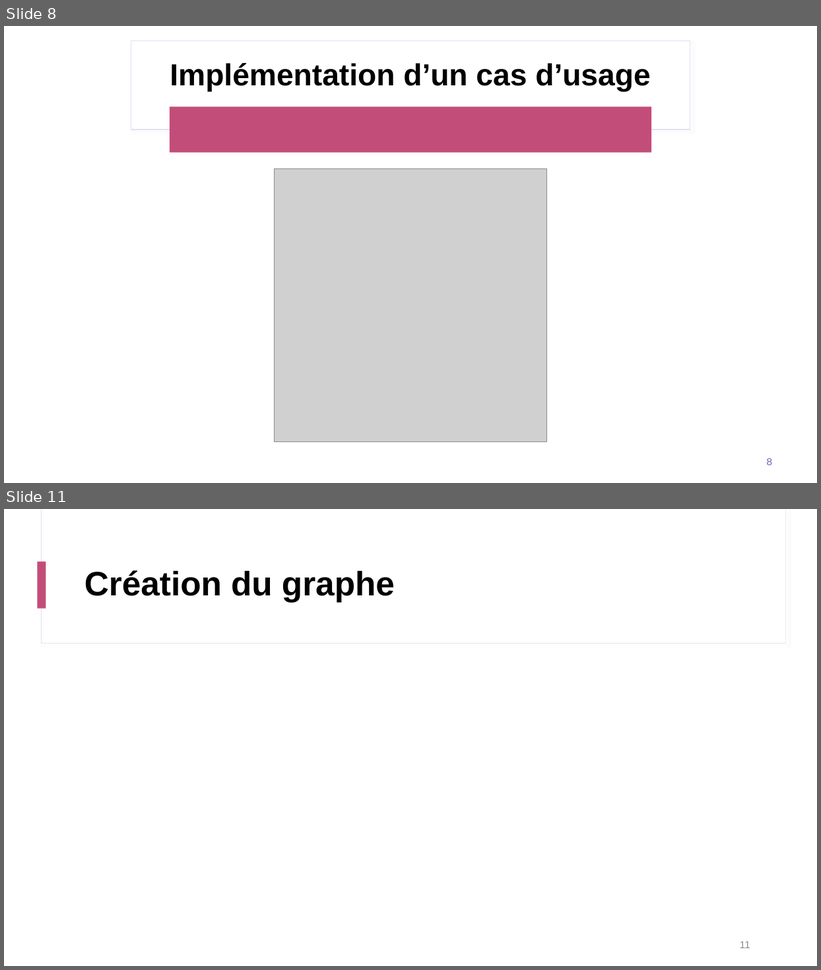
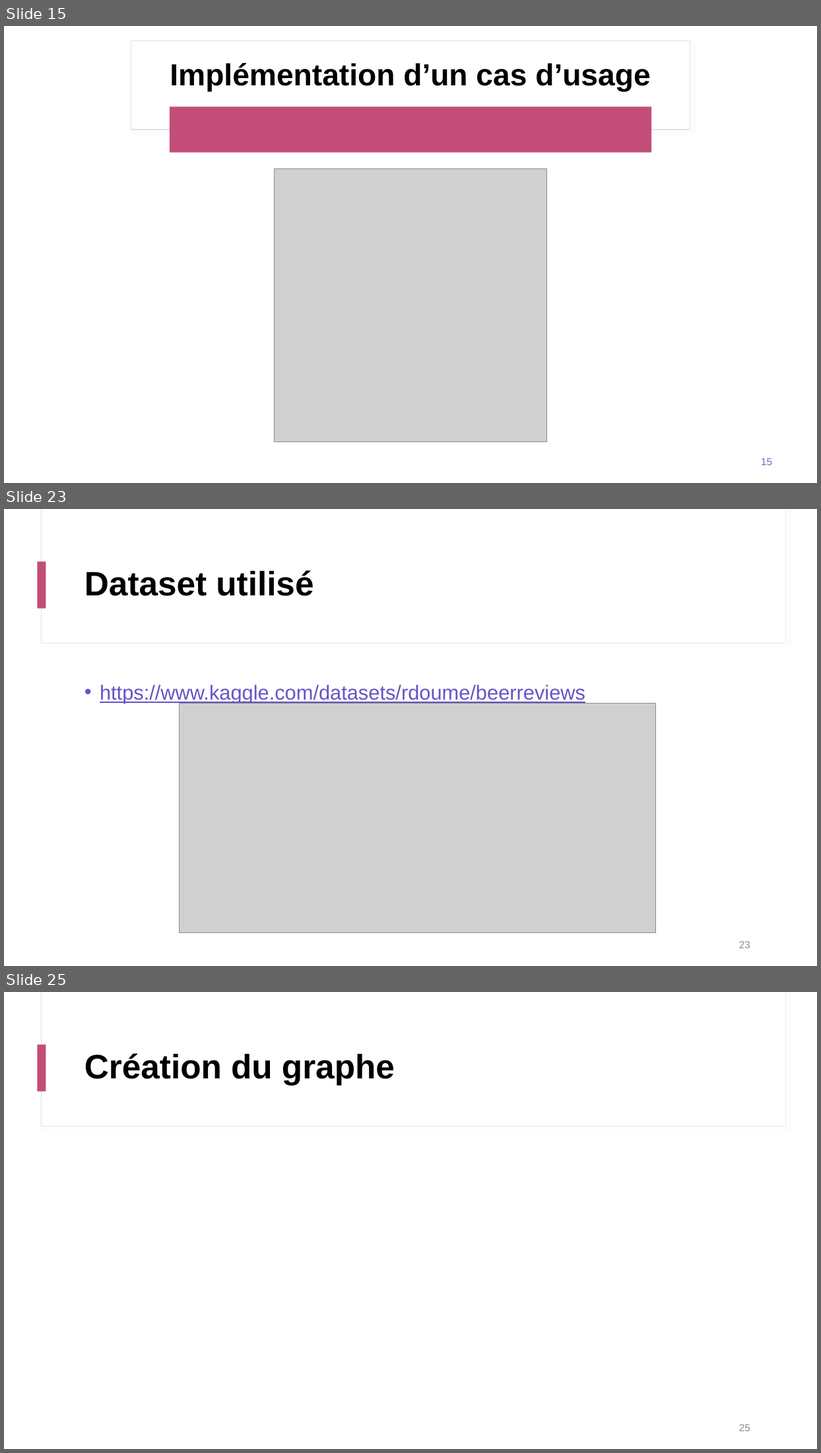
Before and after one commit to clementmariebrisson/neo4j-recommandation-engine, a slide deck: Presentation Neo4j.pptx. Shown one above the other, each under a label of ours: slides 8 and 11 before the commit, slides 15, 23 and 25 after it; the slides between them are not shown. The pictures are 821x970 and 821x1453 pixels, drawn with LibreOffice and Linux fonts; fonts in the diff are those of the drawing; grey boxes stand for pictures. Boxes give left, top, right and bottom in pixels: in the first picture for what was removed or moved away, otherwise in the second. Text is boxed around its words. In the diff, an @@ line names an element or a change of style, - is before the commit and + after.

```diff
--- a/Presentation Neo4j.pptx
+++ b/Presentation Neo4j.pptx
@@ slide 23 added at (x1=4, y1=509, x2=817, y2=966), background #FFFFFF; not listed: 3 template elements that a slide beside it also shows @@
@@ title added at (x1=85, y1=570, x2=314, y2=596), 40 pt, text #000000, bold @@
+Dataset utilisé
@@ text added at (x1=100, y1=685, x2=585, y2=704), 24 pt, text #6455C6, underline @@
+• https://www.kaggle.com/datasets/rdoume/beerreviews
@@ picture added at (x1=179, y1=703, x2=655, y2=933) @@
@@ page number added at (x1=739, y1=941, x2=750, y2=949), 12 pt, text #8C8C8C @@
+23
@@ what was slide 8 is now slide 15 @@
@@ page number at (x1=761, y1=458, x2=772, y2=466): text changed @@
-8
+15
@@ what was slide 11 is now slide 25 @@
@@ page number at (x1=739, y1=1424, x2=750, y2=1432): text changed @@
-11
+25
```
Also in this commit, not shown: 4 slides changed, 13 other slides added, 1 other file.
